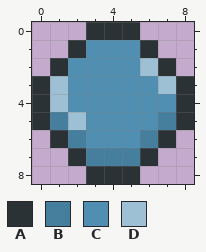
Pixel-art sprite: styles/assets/start-blob.png. The picture above was drawn from the file before the commit.
The file is 90x90 pixels, drawn in blocks of 10x10; one block is one cell here.
Palette (. is transparent): A #2b3235  B #467f9e  C #518fb2  D #9ec0d5
After:
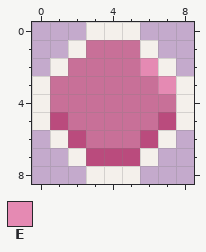
Colours new in this view: E #e58ab3
Edits made:
@@ palette @@
-A #2b3235
+A #f4f0eb
-B #467f9e
+B #ba4b7d
-C #518fb2
+C #c87098
@@ x 0..8 @@
 1 ..ACCCA..
-2 .ACCCCDA.
-3 ADCCCCCDA
-4 ADCCCCCCA
-5 ABDCCCCBA
+2 .ACCCCEA.
+3 ACCCCCCEA
+4 ACCCCCCCA
+5 ABCCCCCBA
 6 .ABCCCBA.
Pixel boxes of the changes (left, top, right, bottom) in both pictures:
changed: (32, 22, 194, 184)
